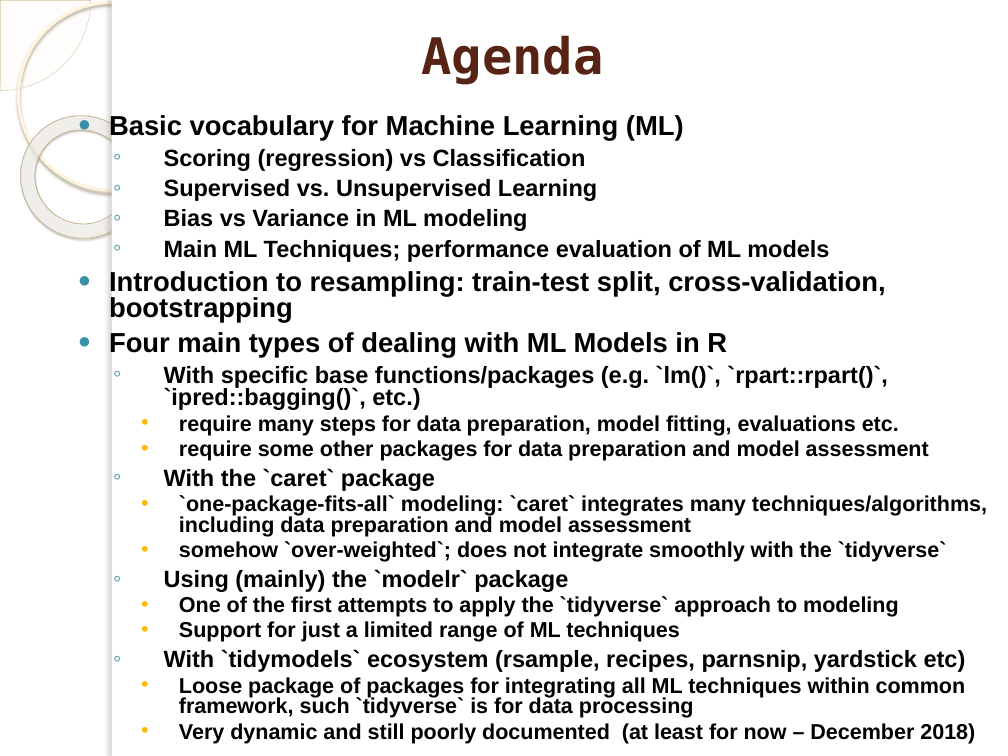
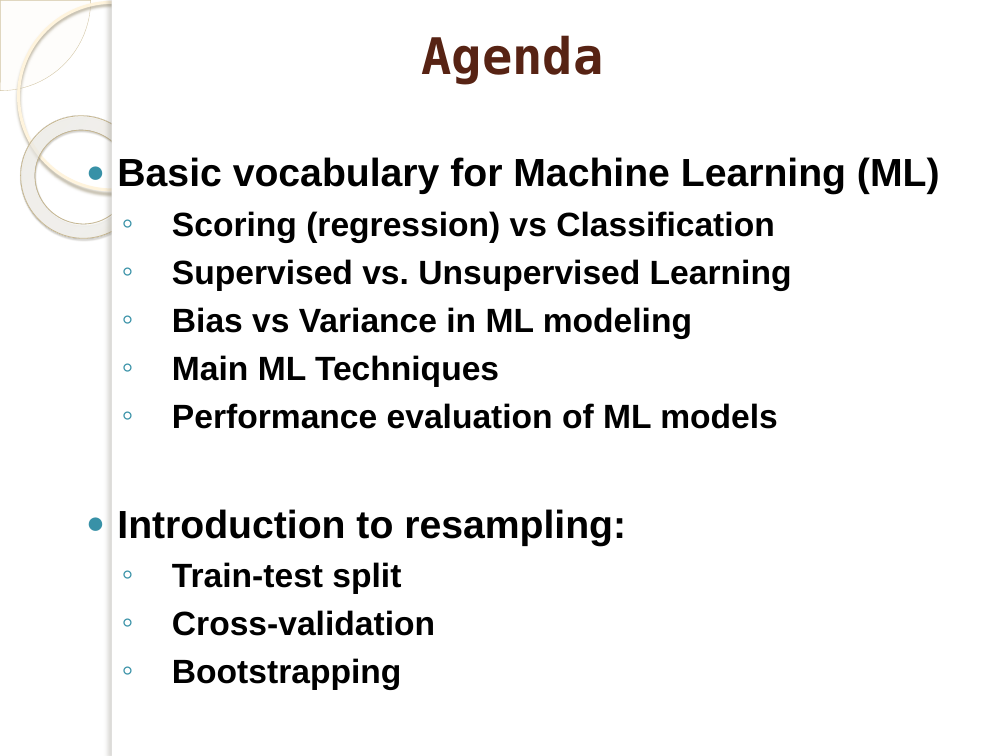
Before and after one commit to marinfotache/Data-Processing-Analysis-Science-with-R, a slide deck: slide 6 of 13 Introduction to Machine Learning and tidymodels ecosystem/13_Introduction to Machine Learning.pptx. Drawn at 1008x756 pixels with LibreOffice and Linux fonts; fonts in the diff are those of the drawing; background and template pictures are left out. Boxes give left, top, right and bottom in pixels: in the first picture for what was removed or moved away, otherwise in the second. Text is boxed around its words. In the diff, an @@ line names an element or a change of style, - is before the commit and + after.

```diff
--- a/13 Introduction to Machine Learning and tidymodels ecosystem/13_Introduction to Machine Learning.pptx
+++ b/13 Introduction to Machine Learning and tidymodels ecosystem/13_Introduction to Machine Learning.pptx
@@ text "Basic vocabulary for Machine Learning ...": place and size @@
-text "Basic vocabulary for Machine Learning ..." at box(109, 115, 987, 744)
+text "Basic vocabulary for Machine Learning ..." at box(117, 157, 940, 690)
@@ text at box(117, 157, 940, 339): size 19.6 to 28 pt in "Basic vocabulary for Machine Learning (ML)"; size 16.8 to 24 pt in "Scoring (regression) vs Classification", "Supervised vs. Unsupervised Learning", "Bias vs Variance in ML modeling"; line spacing 0.8 to 1 @@
@@ text at box(117, 355, 778, 690): text changed; size 15.4 to 24 pt @@
-  ◦ Main ML Techniques; performance evaluation of ML models
-● Introduction to resampling: train-test split, cross-validation, bootstrapping
-● Four main types of dealing with ML Models in R
-  ◦ With specific base functions/packages (e.g. `lm()`, `rpart::rpart()`, `ipred::bagging()`, etc.)
-    • require many steps for data preparation, model fitting, evaluations etc.
-    • require some other packages for data preparation and model assessment
-  ◦ With the `caret` package
-    • `one-package-fits-all` modeling: `caret` integrates many techniques/algorithms, including data preparation and model assessment
-    • somehow `over-weighted`; does not integrate smoothly with the `tidyverse`
-  ◦ Using (mainly) the `modelr` package
-    • One of the first attempts to apply the `tidyverse` approach to modeling
-    • Support for just a limited range of ML techniques
-  ◦ With `tidymodels` ecosystem (rsample, recipes, parnsnip, yardstick etc)
-    • Loose package of packages for integrating all ML techniques within common framework, such `tidyverse` is for data processing
-    • Very dynamic and still poorly documented (at least for now – December 2018)
+  ◦ Main ML Techniques
+  ◦ Performance evaluation of ML models
+● Introduction to resampling:
+  ◦ Train-test split
+  ◦ Cross-validation
+  ◦ Bootstrapping
```
Also in this commit, not shown: 13 other slides changed, 1 slide added, 2 slides removed, 2 other files.
